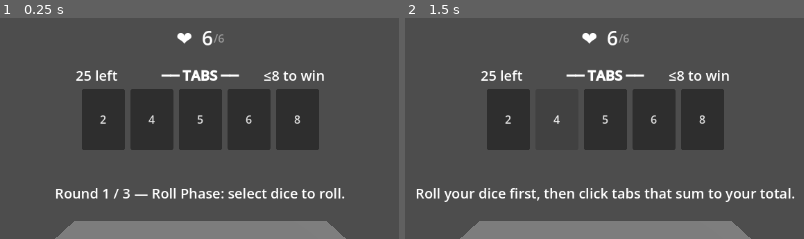
Above: before the commit, frames 1-2 (left to right).
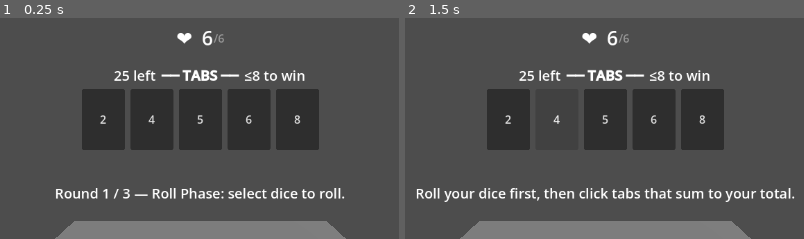
Above: after the commit, the same moments.

Repository: caleb-the-dev/SealTheBox
Game: Godot game, scene res://scenes/match/match.tscn
Same seed, same stepped clock (60 frames per second), same inputs: the game is played once before the commit and once after it.
Inputs:
- Up to frame 1 (0.25 s): no input
- Up to frame 2 (1.5 s): click "2" at 0.5 s; click "4" at 1.25 s
The pictures show only the part of the screen within x 25-75%, y 0-50%; the shares and areas given below are measured in that part.

The runs differ from the first frame. In frame 1, 1.0% of the frame differs, in the area x 19-82%, y 23-29%; in frame 2, 1.0%.

Commit message:
feat: apply slice-4 playtest feedback — trim DICE box pool to 3 keepers
- locked_d4: swap tab 1 → 10 (tabs now 2–10)
- single_die: override round_limit to 3 (was formula-computed 2)
- tax_per_roll → quick_seal: strip tax mechanic, plain box, round_limit=1 override
- drop bounty_box and forced_full_commit from boxes.csv (deferred to future slice)
- BoxDiceAccess._descriptions cleaned to only 3 remaining DICE boxes
- Dev menu: remove Force Bounty Box / Reset Marquee Set buttons (box gone)
- Tests: box count 34→32, update dice_access presence/coverage checks

Co-Authored-By: Claude Sonnet 4.6 <noreply@anthropic.com>

Diff:
--- a/seal-the-box/data/boxes.csv
+++ b/seal-the-box/data/boxes.csv
@@ -29,7 +29,5 @@
 escalating_threshold,Escalating Threshold,1;2;3;4;5;6;7;8;9,25,hard,
 single_die,Single Die,1;1;2;3;4;4,7,hard,
 locked_d8,Locked d8,1;2;3;4;5;6;7;8;9,13,medium,
-locked_d4,Locked d4,1;2;3;4;5;6;7;8;9,12,medium,
-bounty_box,Bounty Box,2;3;4;5;6;7;8;9;9,13,hard,
-tax_per_roll,Tax Per Roll,2;3;4;5;6,8,hard,
-forced_full_commit,Forced Full Commit,1;2;3;4;5;6;7;8;9,13,hard,
+locked_d4,Locked d4,2;3;4;5;6;7;8;9;10,12,medium,
+quick_seal,Quick Seal,2;3;4;5;6,8,hard,
--- a/seal-the-box/scripts/match/box_dice_access.gd
+++ b/seal-the-box/scripts/match/box_dice_access.gd
@@ -21,6 +21,12 @@
 static var _registry: Dictionary = {}
 static var _initialized: bool = false
 
+static var _descriptions: Dictionary = {
+	"single_die": "Only 1 randomly-chosen die per round. Tabs are tuned for low rolls.",
+	"locked_d8":  "d8s are locked out for this match — roll without your biggest dice.",
+	"locked_d4":  "d4 is locked out for this match. A lighter restriction.",
+}
+
 static func _ensure_init() -> void:
 	if _initialized:
 		return
@@ -35,6 +41,14 @@
 static func has_override(box_id: String) -> bool:
 	_ensure_init()
 	return _registry.has(box_id)
+
+# Returns whether a box has a DICE-axis description (for the [!] badge).
+static func has_description(box_id: String) -> bool:
+	return _descriptions.has(box_id)
+
+# Returns the one-line description for the [!] tooltip, or "" if none.
+static func get_description(box_id: String) -> String:
+	return _descriptions.get(box_id, "")
 
 # Compute the active pool for box_id given the persistent pool.
 # Returns a new array of Die objects (persistent pool is untouched).
--- a/seal-the-box/scripts/match/box_win_conditions.gd
+++ b/seal-the-box/scripts/match/box_win_conditions.gd
@@ -28,7 +28,9 @@
 }
 
 static var _round_limit_overrides: Dictionary = {
-	"crit_only": 5,
+	"crit_only":   5,
+	"single_die":  3,
+	"quick_seal":  1,
 }
 
 static func get_round_limit(box_id: String, base_limit: int) -> int:
--- a/seal-the-box/scripts/match/match.gd
+++ b/seal-the-box/scripts/match/match.gd
@@ -264,7 +264,7 @@
 
 	_sealed_total_label = Label.new()
 	_sealed_total_label.add_theme_font_size_override("font_size", 20)
-	_sealed_total_label.horizontal_alignment = HORIZONTAL_ALIGNMENT_LEFT
+	_sealed_total_label.horizontal_alignment = HORIZONTAL_ALIGNMENT_RIGHT
 	tabs_header.add_child(_sealed_total_label)
 
 	var tabs_lbl = Label.new()
@@ -283,7 +283,7 @@
 
 	_threshold_label = Label.new()
 	_threshold_label.add_theme_font_size_override("font_size", 20)
-	_threshold_label.horizontal_alignment = HORIZONTAL_ALIGNMENT_RIGHT
+	_threshold_label.horizontal_alignment = HORIZONTAL_ALIGNMENT_LEFT
 	thresh_col.add_child(_threshold_label)
 
 
@@ -765,20 +765,6 @@
 	dev_hp_btn.add_theme_font_size_override("font_size", 17)
 	dev_hp_btn.pressed.connect(_on_dev_give_hp_pressed)
 	dev_btns.add_child(dev_hp_btn)
-
-	var dev_force_bounty_btn = Button.new()
-	dev_force_bounty_btn.text = "Force Bounty Box →"
-	dev_force_bounty_btn.custom_minimum_size = Vector2(0, 56)
-	dev_force_bounty_btn.add_theme_font_size_override("font_size", 17)
-	dev_force_bounty_btn.pressed.connect(_on_dev_force_bounty_box_pressed)
-	dev_btns.add_child(dev_force_bounty_btn)
-
-	var dev_reset_marquee_btn = Button.new()
-	dev_reset_marquee_btn.text = "Reset Marquee Set"
-	dev_reset_marquee_btn.custom_minimum_size = Vector2(0, 56)
-	dev_reset_marquee_btn.add_theme_font_size_override("font_size", 17)
-	dev_reset_marquee_btn.pressed.connect(_on_dev_reset_marquee_pressed)
-	dev_btns.add_child(dev_reset_marquee_btn)
 
 	var dev_force_round_btn = Button.new()
 	dev_force_round_btn.text = "Force Round → (escalating)"
@@ -1699,21 +1685,7 @@
 	GameState.hp += 10
 	_refresh_ui()
 
-func _on_dev_force_bounty_box_pressed() -> void:
-	_dev_overlay.visible = false
-	var bounty = Engine.get_singleton("BoxLibrary").get_box("bounty_box") if Engine.has_singleton("BoxLibrary") else null
-	if bounty == null:
-		push_warning("Dev: bounty_box not found in BoxLibrary")
-		return
-	if not _match_ended:
-		_round_manager.dev_win_match()
-	_round_manager.start_match(bounty)
-	_rebuild_tab_buttons()
-	_refresh_ui()
-
-func _on_dev_reset_marquee_pressed() -> void:
-	GameState.marquee_seen.clear()
-	_dev_overlay.visible = false
+
 
 func _on_dev_force_round_menu_pressed() -> void:
 	_dev_overlay.visible = false
@@ -1898,7 +1870,15 @@
 # ── ui refresh ───────────────────────────────────────────────────────────────
 func _update_tabs_header_widths() -> void:
 	var tab_count = GameState.tabs.size()
-	var row_width = tab_count * 62.0 + max(0, tab_count - 1) * 8.0
+	var btn_w: float
+	var sep: float
+	if tab_count >= 13:
+		btn_w = 36.0; sep = 4.0
+	elif tab_count >= 10:
+		btn_w = 52.0; sep = 6.0
+	else:
+		btn_w = 62.0; sep = 8.0
+	var row_width = tab_count * btn_w + max(0, tab_count - 1) * sep
 	var side_width = max(60.0, (row_width - 110.0) / 2.0)
 	_sealed_total_label.custom_minimum_size.x = side_width
 	_thresh_col.custom_minimum_size.x = side_width
@@ -1938,12 +1918,15 @@
 		var box_id := GameState.current_box.id
 		var has_roll_mod := BoxRollModifiers.has_modifier(box_id)
 		var has_win_mod := BoxWinConditions.has_override(box_id)
-		if has_roll_mod or has_win_mod:
+		var has_dice_mod := BoxDiceAccess.has_description(box_id)
+		if has_roll_mod or has_win_mod or has_dice_mod:
 			_box_mod_hint.visible = true
 			if has_roll_mod:
 				_mod_tooltip_label.text = BoxRollModifiers.get_description(box_id)
+			elif has_win_mod:
+				_mod_tooltip_label.text = BoxWinConditions.get_description(box_id)
 			else:
-				_mod_tooltip_label.text = BoxWinConditions.get_description(box_id)
+				_mod_tooltip_label.text = BoxDiceAccess.get_description(box_id)
 		else:
 			_box_mod_hint.visible = false
 			_mod_tooltip.visible = false
--- a/seal-the-box/tests/test_box_definition.gd
+++ b/seal-the-box/tests/test_box_definition.gd
@@ -58,8 +58,8 @@
 
 func _test_all_boxes_load() -> void:
 	var all = Engine.get_singleton("BoxLibrary").get_ordered()
-	# 5 original + 3 boss + 13 comp + 6 ROLL + 2 WIN + 6 DICE = 34.
-	assert(all.size() == 34, "BoxLibrary should have 34 boxes, got %d" % all.size())
+	# 5 original + 3 boss + 13 comp + 6 ROLL + 2 WIN + 3 DICE = 32.
+	assert(all.size() == 32, "BoxLibrary should have 32 boxes, got %d" % all.size())
 	assert(all[0].id == "classic",    "box 0 should be classic, got %s"    % all[0].id)
 	assert(all[1].id == "low_evens",  "box 1 should be low_evens, got %s"  % all[1].id)
 	assert(all[2].id == "high_odds",  "box 2 should be high_odds, got %s"  % all[2].id)
--- a/seal-the-box/tests/test_box_definitions.gd
+++ b/seal-the-box/tests/test_box_definitions.gd
@@ -27,8 +27,8 @@
 
 func _test_box_count() -> void:
 	var all = Engine.get_singleton("BoxLibrary").get_all()
-	# 5 original + 3 boss + 13 comp + 6 ROLL + 2 WIN + 6 DICE = 34 boxes.
-	assert(all.size() == 34, "BoxLibrary should have 34 boxes, got %d" % all.size())
+	# 5 original + 3 boss + 13 comp + 6 ROLL + 2 WIN + 3 DICE = 32 boxes.
+	assert(all.size() == 32, "BoxLibrary should have 32 boxes, got %d" % all.size())
 
 func _test_all_tab_sums_positive() -> void:
 	var all = Engine.get_singleton("BoxLibrary").get_all()
@@ -74,9 +74,7 @@
 			"box '%s' should have a non-empty tier" % box.id)
 
 func _test_dice_access_boxes_present() -> void:
-	var dice_ids := [
-		"single_die", "locked_d8", "locked_d4", "bounty_box", "tax_per_roll", "forced_full_commit"
-	]
+	var dice_ids := ["single_die", "locked_d8", "locked_d4"]
 	var lib := Engine.get_singleton("BoxLibrary")
 	for id in dice_ids:
 		var box = lib.get_box(id)
@@ -90,13 +88,8 @@
 	for id in pool_override_ids:
 		assert(BDA.has_override(id),
 			"BDA should have a pool override for DICE box '%s'" % id)
-	# Non-override DICE boxes (round-end hooks, entry power) should NOT have pool override.
-	var no_pool_override_ids := ["bounty_box", "tax_per_roll", "forced_full_commit"]
-	for id in no_pool_override_ids:
-		assert(not BDA.has_override(id),
-			"DICE box '%s' should not have a pool override (uses other hooks)" % id)
 	# Non-DICE boxes should not have pool overrides.
-	var non_dice_ids := ["classic", "low_evens", "high_odds", "compressed", "stairs"]
+	var non_dice_ids := ["classic", "low_evens", "high_odds", "compressed", "stairs", "quick_seal"]
 	for id in non_dice_ids:
 		assert(not BDA.has_override(id),
 			"non-DICE box '%s' should not have a pool override" % id)
--- a/seal-the-box/tests/test_dice_access.gd
+++ b/seal-the-box/tests/test_dice_access.gd
@@ -43,6 +43,9 @@
 	_test_has_forced_commit_single()
 	_test_has_entry_power_bounty_box()
 	_test_bounty_box_power_id_is_phoenix_down()
+	# Note: bounty_box and forced_full_commit were dropped from boxes.csv (playtest 2026-05-09).
+	# The has_entry_power / has_forced_commit infra is tested above; BoxLibrary-dependent
+	# bounty_box tests are removed because bounty_box no longer exists in the library.
 
 	# single_die override.
 	_test_single_die_returns_one_die(gs)
@@ -67,11 +70,7 @@
 	_test_forced_full_commit_no_damage_when_all_pips_used(gs)
 	_test_forced_full_commit_damage_for_leftover_pips(gs)
 
-	# bounty_box entry power grant (once per run).
-	_test_bounty_box_grants_power_on_first_entry(gs)
-	_test_bounty_box_does_not_grant_power_again(gs)
-
-	# CaseManager marquee deduplication.
+	# CaseManager marquee deduplication (bounty_box not in pool, expect count=0 ≤ 1).
 	_test_bounty_box_at_most_once_in_run()
 
 	print("All test_dice_access tests passed!")
@@ -106,7 +105,7 @@
 			"BDA should have pool override for '%s'" % id)
 
 func _test_no_pool_override_for_non_dice_boxes() -> void:
-	var ids := ["classic", "low_evens", "bounty_box", "tax_per_roll", "forced_full_commit", ""]
+	var ids := ["classic", "low_evens", "quick_seal", ""]
 	for id in ids:
 		assert(not BDA.has_override(id),
 			"'%s' should NOT have a pool override" % id)
@@ -287,38 +286,6 @@
 	rm.end_round()
 	assert(gs.hp == hp_before - 6,
 		"forced_full_commit: -6 HP for 6 leftover pips, expected %d got %d" % [hp_before - 6, gs.hp])
-
-# ---------------------------------------------------------------------------
-# bounty_box entry power grant
-# ---------------------------------------------------------------------------
-
-func _test_bounty_box_grants_power_on_first_entry(gs: Node) -> void:
-	gs.reset_run()
-	var initial_powers: int = gs.owned_powers.size()
-	var box = Engine.get_singleton("BoxLibrary").get_box("bounty_box")
-	assert(box != null, "bounty_box should exist in BoxLibrary")
-	var rm := RoundManager.new()
-	rm.start_match(box)
-	assert(gs.owned_powers.size() == initial_powers + 1,
-		"bounty_box: should grant 1 power on first entry, owned=%d" % gs.owned_powers.size())
-	var found := false
-	for p in gs.owned_powers:
-		if p.id == BDA.BOUNTY_BOX_POWER_ID:
-			found = true
-			break
-	assert(found, "bounty_box: granted power should be '%s'" % BDA.BOUNTY_BOX_POWER_ID)
-
-func _test_bounty_box_does_not_grant_power_again(gs: Node) -> void:
-	gs.reset_run()
-	var box = Engine.get_singleton("BoxLibrary").get_box("bounty_box")
-	assert(box != null, "bounty_box should exist in BoxLibrary")
-	var rm := RoundManager.new()
-	rm.start_match(box)
-	var powers_after_first: int = gs.owned_powers.size()
-	var rm2 := RoundManager.new()
-	rm2.start_match(box)
-	assert(gs.owned_powers.size() == powers_after_first,
-		"bounty_box: should NOT grant another power on second entry in same run, owned=%d" % gs.owned_powers.size())
 
 # ---------------------------------------------------------------------------
 # CaseManager marquee deduplication
